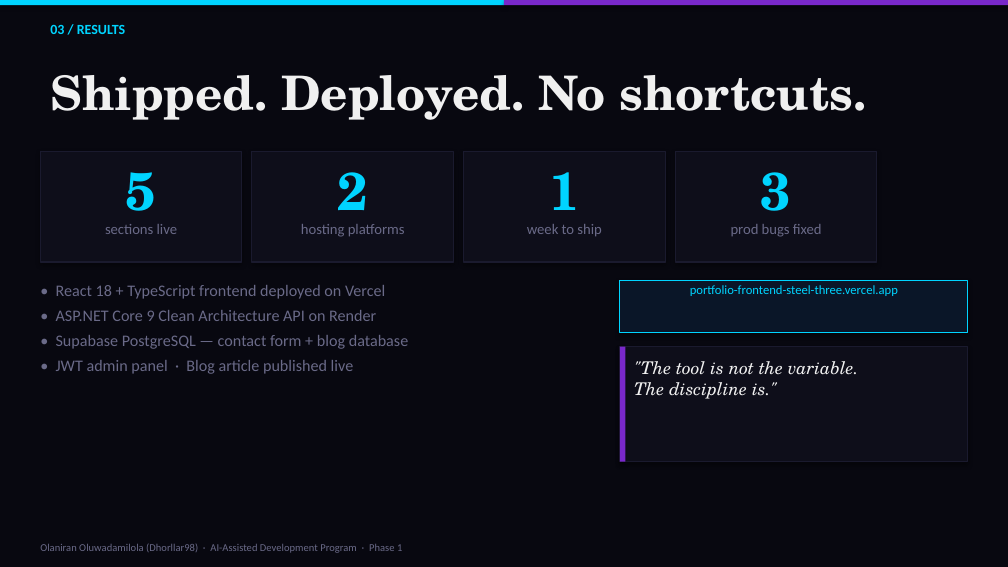
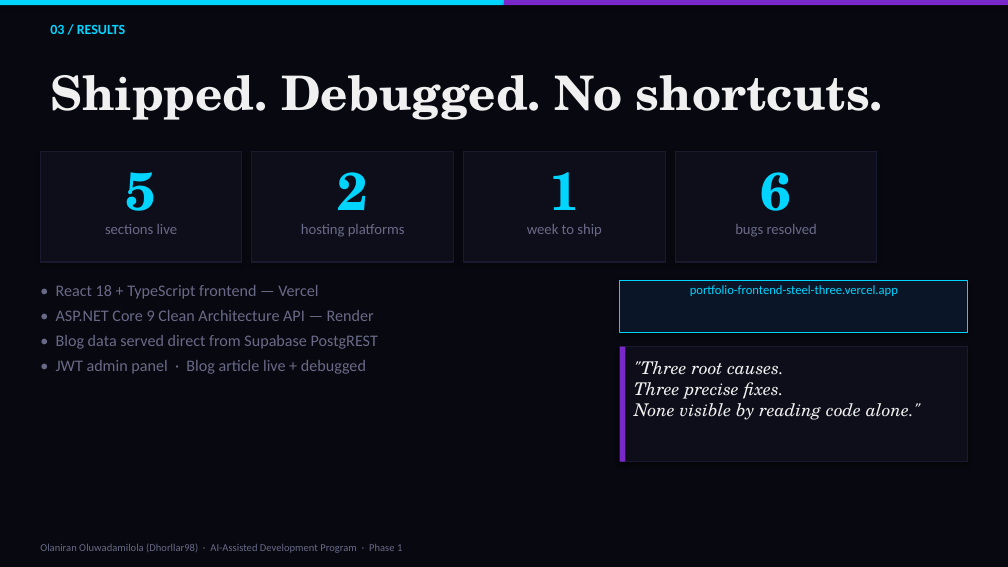
Before and after one commit to Dhorllar98/personal-portfolio, a slide deck: slide 3 of docs/task01-presentation.pptx. Drawn at 1008x567 pixels with LibreOffice and Linux fonts; fonts in the diff are those of the drawing. Boxes give left, top, right and bottom in pixels: in the first picture for what was removed or moved away, otherwise in the second. Text is boxed around its words. In the diff, an @@ line names an element or a change of style, - is before the commit and + after.

```diff
--- a/docs/task01-presentation.pptx
+++ b/docs/task01-presentation.pptx
@@ text at bbox=[50, 75, 883, 120]: text changed @@
-Shipped. Deployed. No shortcuts.
+Shipped. Debugged. No shortcuts.
@@ text at bbox=[761, 172, 792, 228]: text changed @@
-3
+6
@@ text at bbox=[735, 224, 817, 237]: text changed @@
-prod bugs fixed
+bugs resolved
@@ text at bbox=[56, 285, 378, 374]: text changed @@
-• React 18 + TypeScript frontend deployed on Vercel
-• ASP.NET Core 9 Clean Architecture API on Render
-• Supabase PostgreSQL — contact form + blog database
-• JWT admin panel · Blog article published live
+• React 18 + TypeScript frontend — Vercel
+• ASP.NET Core 9 Clean Architecture API — Render
+• Blog data served direct from Supabase PostgREST
+• JWT admin panel · Blog article live + debugged
@@ text at bbox=[634, 361, 921, 420]: text changed @@
-"The tool is not the variable.
-The discipline is."
+"Three root causes.
+Three precise fixes.
+None visible by reading code alone."
```
Also in this commit, not shown: 1 other file.
